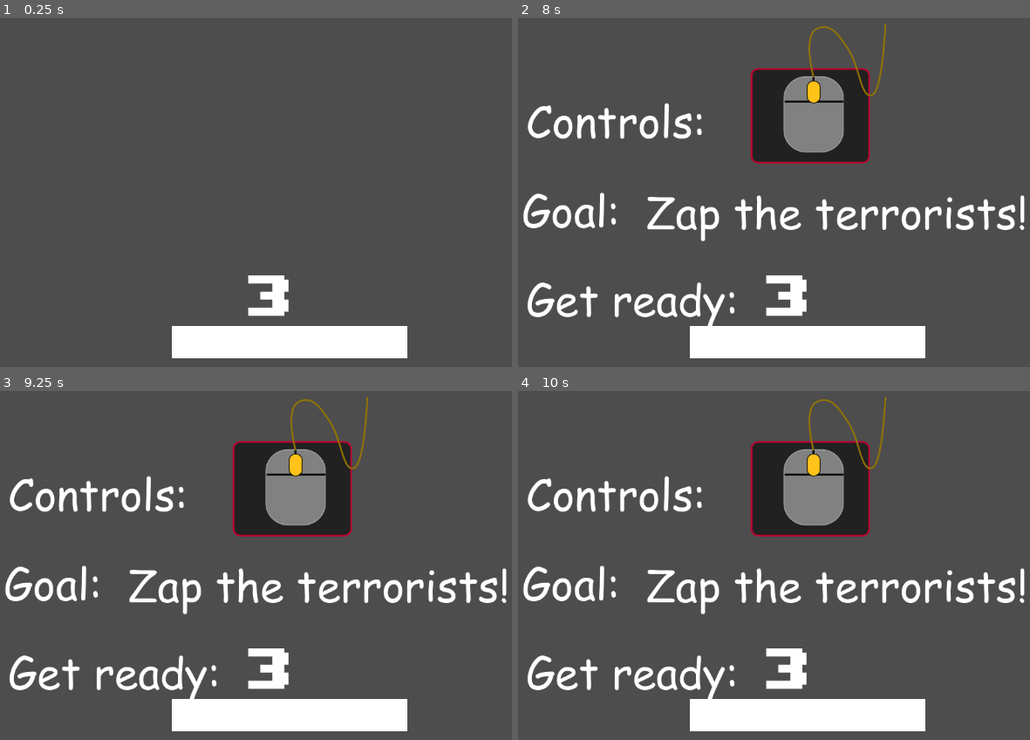
Above: before the commit, frames 1-4 (two rows, left to right).
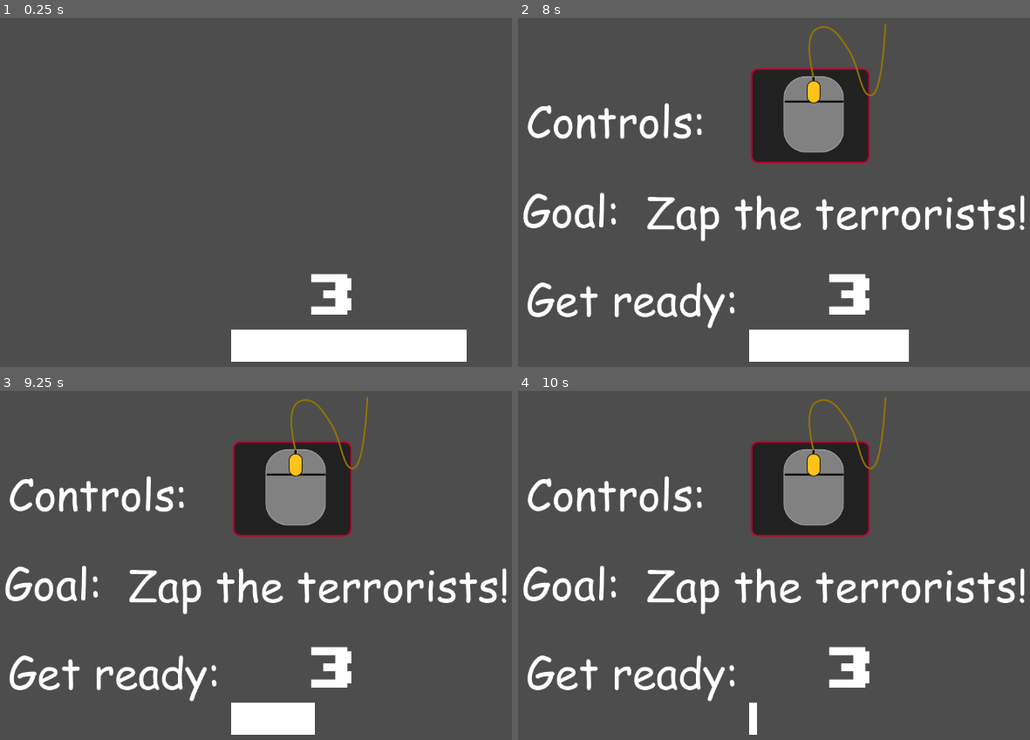
Above: after the commit, the same moments.

Repository: CarlJMcGee/jack-and-nic-very-cool-game-studio
Game: Godot game, scene res://NielBreenZapsTerrorists/Leadin/Leadin.tscn
Same seed, same stepped clock (60 frames per second), same inputs: the game is played once before the commit and once after it. This scene is started directly instead of the project's main scene.
Inputs (mouse positions are in pixels of both pictures, inside the frame that each line leads up to):
- Up to frame 1 (0.25 s): no input
- Up to frame 2 (8 s): tap Enter at 0.5, 2.75, 5 s; move the mouse to (886, 192) at 0.52 s; hold Right (move_right) 0.53-1.25 s; click (886, 192) at 0.67 s; drag from (594, 230) to (702, 290) at 1.27 s; tap Space at 2, 3.5, 5.75 s; move the mouse to (804, 126) at 2.02 s; hold Right (move_right) 2.03-2.75 s; drag from (702, 290) to (523, 154) at 2.77 s; move the mouse to (942, 269) at 3.52 s; hold Left (move_left) 3.53-4.25 s; drag from (523, 154) to (630, 112) at 4.27 s; move the mouse to (768, 209) at 5.02 s; hold Down (move_down) 5.03-5.75 s; click (768, 209) at 5.17 s; drag from (630, 112) to (594, 230) at 5.77 s; move the mouse to (886, 192) at 6.52 s; hold Up (move_up) 6.53-7.25 s; drag from (594, 230) to (702, 290) at 7.27 s
- Up to frame 3 (9.25 s): move the mouse to (286, 499) at 8.02 s; hold Down (move_down) 8.03-8.75 s; drag from (184, 663) to (5, 527) at 8.77 s
- Up to frame 4 (10 s): move the mouse to (942, 642) at 9.52 s; hold Up (move_up) from 9.53 s (still down); click (942, 642) at 9.67 s

The runs differ from the first frame. In frame 1, 4.2% of the frame differs, in the area x 33-92%, y 73-99%; in frame 2, 3.4%; in frame 3, 4.4%; in frame 4, 5.4%, in the area x 33-80%, y 73-99%.

Commit message:
Countdown Bar works

Diff:
--- /dev/null
+++ b/Shit Screen The Game/NielBreenZapsTerrorists/Leadin/Countbar.gd
@@ -0,0 +1,19 @@
+extends TextureProgressBar
+@onready var barsize := 3
+
+var starttime : bool = false
+
+
+
+
+func _physics_process(_delta):
+	pass
+
+func _on_timer_timeout():
+	if starttime == true:
+		if value > 0.9:
+			value -= 1
+
+
+func _on_control_now():
+	starttime = true
--- a/Shit Screen The Game/NielBreenZapsTerrorists/Leadin/Leadin.gd
+++ b/Shit Screen The Game/NielBreenZapsTerrorists/Leadin/Leadin.gd
@@ -9,6 +9,7 @@
 @onready var countdowntext = $countdowntext
 @onready var pic = $Mouse
 
+signal now
 
 func _physics_process(_delta):
 	if fullcount == (fullcountfull - 1):
@@ -21,6 +22,8 @@
 		Text22.visible = true
 	elif fullcount == (fullcountfull - 7):
 		Text3.visible = true
+		now.emit()
+		print("signaled")
 
 func _on_timer_timeout():
 	fullcount -= 1
--- a/Shit Screen The Game/NielBreenZapsTerrorists/Leadin/Leadin.tscn
+++ b/Shit Screen The Game/NielBreenZapsTerrorists/Leadin/Leadin.tscn
@@ -1,10 +1,11 @@
-[gd_scene load_steps=6 format=3 uid="uid://fj727qn1nwg0"]
+[gd_scene load_steps=7 format=3 uid="uid://fj727qn1nwg0"]
 
 [ext_resource type="FontFile" uid="uid://dhgwl83pio1in" path="res://NielBreenZapsTerrorists/Art/comic-sans-ms/COMIC.TTF" id="1_d14fj"]
 [ext_resource type="Script" path="res://NielBreenZapsTerrorists/Leadin/Leadin.gd" id="1_dxb6i"]
 [ext_resource type="FontFile" uid="uid://bwipydhm1kdhh" path="res://NielBreenZapsTerrorists/Art/8-BIT WONDER.TTF" id="2_2js4d"]
 [ext_resource type="Texture2D" uid="uid://c8xmcpxpv7cby" path="res://NielBreenZapsTerrorists/Art/mouse.svg" id="3_qpf5h"]
 [ext_resource type="Texture2D" uid="uid://djsjdcb0p881o" path="res://NielBreenZapsTerrorists/Art/PureWhiteTexture.png" id="5_vgyop"]
+[ext_resource type="Script" path="res://NielBreenZapsTerrorists/Leadin/Countbar.gd" id="6_kdasu"]
 
 [node name="Control" type="Control"]
 layout_mode = 3
@@ -65,18 +66,13 @@
 
 [node name="countdowntext" type="RichTextLabel" parent="."]
 layout_mode = 0
-offset_left = 629.0
-offset_top = 408.0
-offset_right = 763.0
-offset_bottom = 526.0
+offset_left = 733.0
+offset_top = 406.0
+offset_right = 867.0
+offset_bottom = 524.0
 theme_override_fonts/normal_font = ExtResource("2_2js4d")
 theme_override_font_sizes/normal_font_size = 80
 text = "3"
-
-[node name="Line2D" type="Line2D" parent="."]
-visible = false
-points = PackedVector2Array(605, 523, 778.546, 523, 813, 523)
-width = 30.0
 
 [node name="Mouse" type="Sprite2D" parent="."]
 visible = false
@@ -87,17 +83,19 @@
 [node name="Timer" type="Timer" parent="."]
 autostart = true
 
-[node name="countdown" type="Timer" parent="."]
-
-[node name="TextureProgressBar" type="TextureProgressBar" parent="."]
+[node name="Countbar" type="TextureProgressBar" parent="."]
 layout_mode = 0
-offset_left = 503.0
-offset_top = 505.0
-offset_right = 892.0
-offset_bottom = 558.0
-max_value = 3.0
-value = 3.0
+offset_left = 601.0
+offset_top = 511.0
+offset_right = 990.0
+offset_bottom = 564.0
+max_value = 3.1
+step = 0.01
+value = 3.1
 nine_patch_stretch = true
 texture_progress = ExtResource("5_vgyop")
+script = ExtResource("6_kdasu")
 
+[connection signal="now" from="." to="Countbar" method="_on_control_now"]
 [connection signal="timeout" from="Timer" to="." method="_on_timer_timeout"]
+[connection signal="timeout" from="Timer" to="Countbar" method="_on_timer_timeout"]
--- /dev/null
+++ b/Shit Screen The Game/NielBreenZapsTerrorists/Leadin/countdown.gd
@@ -0,0 +1,8 @@
+extends Timer
+
+
+func _physics_process(_delta):
+	print(time_left)
+
+func _on_control_starttime():
+	start()
